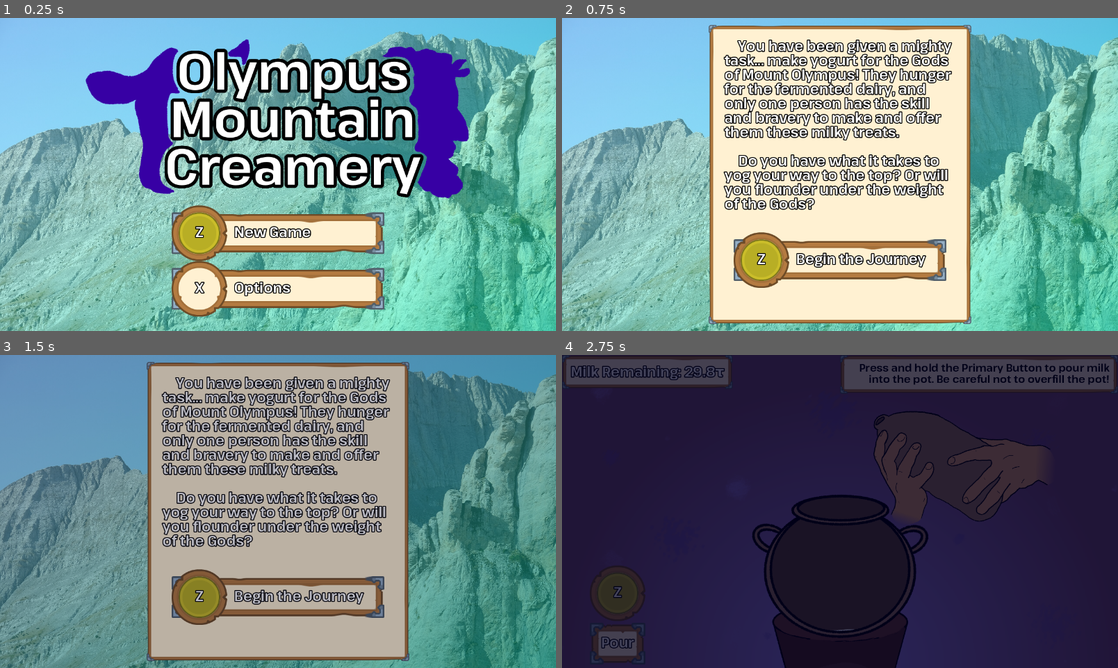
Above: before the commit, frames 1-4 (two rows, left to right).
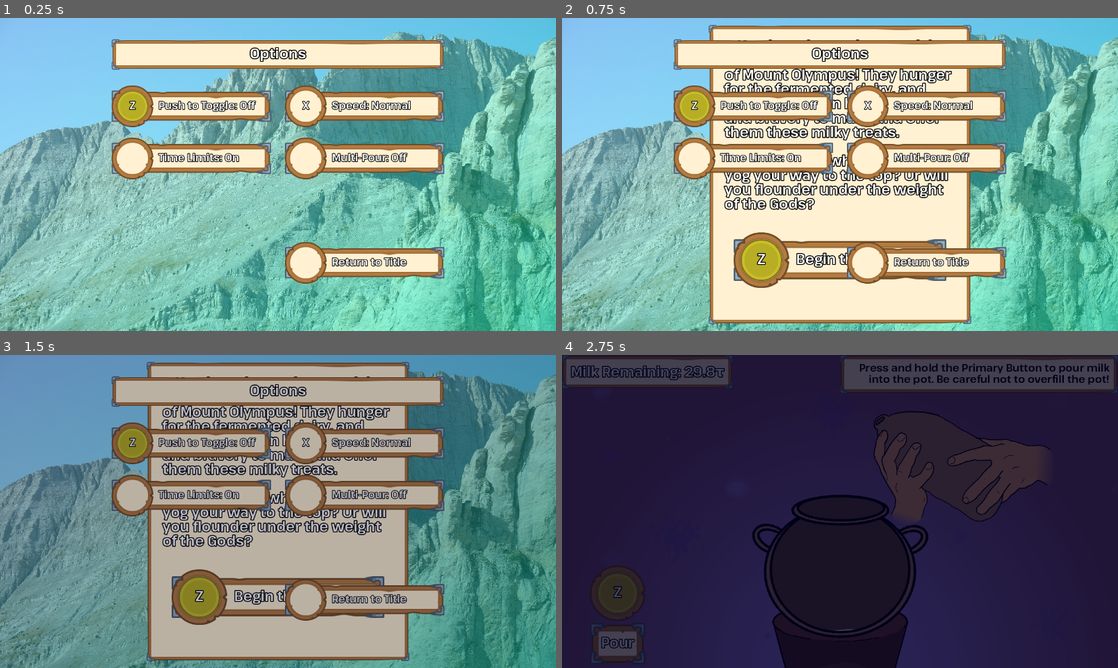
Above: after the commit, the same moments.

Repository: HauntedBees/olympus-mountain-creamery
Game: Godot game, scene res://game_scenes/00_title/title_scene.tscn
The game is run twice, just before and just after one commit, with the same random seed, the same clock (stepped at 60 frames per second) and the same inputs.
Inputs (mouse positions are in pixels of both pictures, inside the frame that each line leads up to):
- Up to frame 1 (0.25 s): no input
- Up to frame 2 (0.75 s): tap Enter at 0.5 s; move the mouse to (962, 158) at 0.52 s; hold Z (button_one) from 0.53 s (still down); click (962, 158) at 0.67 s
- Up to frame 3 (1.5 s): tap Enter at 1.25 s; move the mouse to (166, 527) at 1.27 s; release Z (button_one) at 1.28 s; tap Z (button_one) at 1.35 s; click (166, 527) at 1.42 s
- Up to frame 4 (2.75 s): move the mouse to (895, 442) at 2.02 s; hold X (button_two) from 2.03 s (still down); click (895, 442) at 2.17 s; tap Z (button_one) at 2.3 s

The runs differ from the first frame. In frame 1, 39% of the frame differs, in the area x 15-85%, y 6-96%; in frame 2, 15%; in frame 3, 15%; in frame 4, nothing differs.

Commit message:
multi-pour

Diff:
--- a/game_data/player_options.gd
+++ b/game_data/player_options.gd
@@ -10,7 +10,10 @@
 ## Converts "press and hold" buttons to "tap to turn on, tap to turn off" buttons.
 @export var use_toggles := false
 
-## Below aren't actually implemented yet #oops.
+## When true, the player can pour milk in multiple button presses instead of one.
+@export var multiple_milk_pours := false
+
+## Remappable controls aren't actually implemented yet #oops.
 
 ## Keyboard key for the first button.
 @export var key_one := KEY_Z
@@ -21,6 +24,3 @@
 @export var gamepad_one := JOY_BUTTON_A
 ## Gamepad button for the second button.
 @export var gamepad_two := JOY_BUTTON_B
-
-## When true, the player can pour milk in multiple button presses instead of one.
-@export var multiple_milk_pours := false
--- a/game_scenes/00_title/title_scene.gd
+++ b/game_scenes/00_title/title_scene.gd
@@ -9,7 +9,7 @@
 @onready var _main_menu: VBoxContainer = %MainMenu
 @onready var _intro_menu: HBoxContainer = %IntroMenu
 @onready var _options_menu: VBoxContainer = %OptionsMenu
-@onready var _options: Array[ActionPrompt] = [%Toggle, %Speed, %Timer, %Return]
+@onready var _options: Array[ActionPrompt] = [%Toggle, %Speed, %Timer, %MultiPour, %Return]
 
 func _process(delta: float) -> void:
 	_timer -= delta
@@ -56,7 +56,10 @@
 		2: # Timer
 			Player.options.no_time_limits = !Player.options.no_time_limits
 			_options[2].text = "Time Limits: %s" % ("Off" if Player.options.no_time_limits else "On")
-		3: # Return
+		3: # Multipour
+			Player.options.multiple_milk_pours = !Player.options.multiple_milk_pours
+			_options[3].text = "Multi-Pour: %s" % ("On" if Player.options.multiple_milk_pours else "Off")
+		4: # Return
 			_step = State.Main
 			_main_menu.visible = true
 			_options_menu.visible = false
--- a/game_scenes/00_title/title_scene.tscn
+++ b/game_scenes/00_title/title_scene.tscn
@@ -44,6 +44,7 @@
 
 [node name="MainMenu" type="VBoxContainer" parent="."]
 unique_name_in_owner = true
+visible = false
 layout_mode = 1
 anchors_preset = 8
 anchor_left = 0.5
@@ -140,12 +141,15 @@
 
 [node name="OptionsMenu" type="VBoxContainer" parent="."]
 unique_name_in_owner = true
-visible = false
-layout_mode = 2
-offset_left = 395.0
-offset_top = 20.0
-offset_right = 885.0
-offset_bottom = 700.0
+layout_mode = 1
+anchors_preset = 5
+anchor_left = 0.5
+anchor_right = 0.5
+offset_left = -369.0
+offset_top = 49.0
+offset_right = 369.0
+offset_bottom = 729.0
+grow_horizontal = 2
 theme_override_constants/separation = 48
 
 [node name="PanelContainer" type="PanelContainer" parent="OptionsMenu"]
@@ -156,26 +160,110 @@
 text = "Options"
 horizontal_alignment = 1
 
-[node name="Toggle" parent="OptionsMenu" instance=ExtResource("3_i3b8b")]
-unique_name_in_owner = true
-layout_mode = 2
+[node name="HBoxContainer" type="HBoxContainer" parent="OptionsMenu"]
+layout_mode = 2
+theme_override_constants/separation = 32
+
+[node name="VBoxContainer" type="VBoxContainer" parent="OptionsMenu/HBoxContainer"]
+layout_mode = 2
+theme_override_constants/separation = 48
+
+[node name="CenterContainer" type="CenterContainer" parent="OptionsMenu/HBoxContainer/VBoxContainer"]
+custom_minimum_size = Vector2(367.5, 72)
+layout_mode = 2
+
+[node name="Control" type="Control" parent="OptionsMenu/HBoxContainer/VBoxContainer/CenterContainer"]
+custom_minimum_size = Vector2(367.5, 72)
+layout_mode = 2
+
+[node name="Toggle" parent="OptionsMenu/HBoxContainer/VBoxContainer/CenterContainer/Control" instance=ExtResource("3_i3b8b")]
+unique_name_in_owner = true
+layout_mode = 2
+offset_right = 490.0
+scale = Vector2(0.75, 0.75)
 text = "Push to Toggle: Off"
 state = 0
 
-[node name="Speed" parent="OptionsMenu" instance=ExtResource("3_i3b8b")]
-unique_name_in_owner = true
-layout_mode = 2
+[node name="CenterContainer2" type="CenterContainer" parent="OptionsMenu/HBoxContainer/VBoxContainer"]
+layout_mode = 2
+
+[node name="Control" type="Control" parent="OptionsMenu/HBoxContainer/VBoxContainer/CenterContainer2"]
+custom_minimum_size = Vector2(367.5, 72)
+layout_mode = 2
+
+[node name="Timer" parent="OptionsMenu/HBoxContainer/VBoxContainer/CenterContainer2/Control" instance=ExtResource("3_i3b8b")]
+unique_name_in_owner = true
+layout_mode = 2
+offset_right = 490.0
+scale = Vector2(0.75, 0.75)
+text = "Time Limits: On"
+
+[node name="CenterContainer3" type="CenterContainer" parent="OptionsMenu/HBoxContainer/VBoxContainer"]
+layout_mode = 2
+
+[node name="Control" type="Control" parent="OptionsMenu/HBoxContainer/VBoxContainer/CenterContainer3"]
+custom_minimum_size = Vector2(367.5, 72)
+layout_mode = 2
+
+[node name="CenterContainer4" type="CenterContainer" parent="OptionsMenu/HBoxContainer/VBoxContainer"]
+layout_mode = 2
+
+[node name="Control" type="Control" parent="OptionsMenu/HBoxContainer/VBoxContainer/CenterContainer4"]
+custom_minimum_size = Vector2(367.5, 72)
+layout_mode = 2
+
+[node name="VBoxContainer2" type="VBoxContainer" parent="OptionsMenu/HBoxContainer"]
+layout_mode = 2
+theme_override_constants/separation = 48
+
+[node name="CenterContainer" type="CenterContainer" parent="OptionsMenu/HBoxContainer/VBoxContainer2"]
+custom_minimum_size = Vector2(367.5, 72)
+layout_mode = 2
+
+[node name="Control" type="Control" parent="OptionsMenu/HBoxContainer/VBoxContainer2/CenterContainer"]
+custom_minimum_size = Vector2(367.5, 72)
+layout_mode = 2
+
+[node name="Speed" parent="OptionsMenu/HBoxContainer/VBoxContainer2/CenterContainer/Control" instance=ExtResource("3_i3b8b")]
+unique_name_in_owner = true
+layout_mode = 2
+offset_right = 490.0
+scale = Vector2(0.75, 0.75)
 text = "Speed: Normal"
 state = 1
 
-[node name="Timer" parent="OptionsMenu" instance=ExtResource("3_i3b8b")]
-unique_name_in_owner = true
-layout_mode = 2
-text = "Time Limits: On"
-
-[node name="Return" parent="OptionsMenu" instance=ExtResource("3_i3b8b")]
-unique_name_in_owner = true
-layout_mode = 2
+[node name="CenterContainer2" type="CenterContainer" parent="OptionsMenu/HBoxContainer/VBoxContainer2"]
+layout_mode = 2
+
+[node name="Control" type="Control" parent="OptionsMenu/HBoxContainer/VBoxContainer2/CenterContainer2"]
+custom_minimum_size = Vector2(367.5, 72)
+layout_mode = 2
+
+[node name="MultiPour" parent="OptionsMenu/HBoxContainer/VBoxContainer2/CenterContainer2/Control" instance=ExtResource("3_i3b8b")]
+unique_name_in_owner = true
+layout_mode = 0
+scale = Vector2(0.75, 0.75)
+text = "Multi-Pour: Off"
+
+[node name="CenterContainer3" type="CenterContainer" parent="OptionsMenu/HBoxContainer/VBoxContainer2"]
+layout_mode = 2
+
+[node name="Control" type="Control" parent="OptionsMenu/HBoxContainer/VBoxContainer2/CenterContainer3"]
+custom_minimum_size = Vector2(367.5, 72)
+layout_mode = 2
+
+[node name="CenterContainer4" type="CenterContainer" parent="OptionsMenu/HBoxContainer/VBoxContainer2"]
+layout_mode = 2
+
+[node name="Control" type="Control" parent="OptionsMenu/HBoxContainer/VBoxContainer2/CenterContainer4"]
+custom_minimum_size = Vector2(367.5, 72)
+layout_mode = 2
+
+[node name="Return" parent="OptionsMenu/HBoxContainer/VBoxContainer2/CenterContainer4/Control" instance=ExtResource("3_i3b8b")]
+unique_name_in_owner = true
+layout_mode = 2
+offset_right = 490.0
+scale = Vector2(0.75, 0.75)
 text = "Return to Title"
 
 [node name="Transition" type="ColorRect" parent="."]
--- a/game_scenes/01_make_yog/states/fill_jars.gd
+++ b/game_scenes/01_make_yog/states/fill_jars.gd
@@ -62,13 +62,17 @@
 	var pressed_two := Input.is_action_just_pressed("button_two")
 	if !_did_start_pouring && !_flavor_added && pressed_two && Player.data.inventory.size() > 0:
 		_switch_to_flavor()
+		return
 	if Player.options.multiple_milk_pours && pressed_two:
 		_add_yog()
 		return
 	if Input.is_action_pressed("button_one"):
 		if !_did_start_pouring:
 			_make_yog.pour_hands.pouring = true
-			if !Player.options.multiple_milk_pours:
+			if Player.options.multiple_milk_pours:
+				_make_yog.right_btn.text = "Next"
+				_make_yog.right_btn.toggle_visibility(true)
+			else:
 				_make_yog.right_btn.toggle_visibility(false)
 			_did_start_pouring = true
 		var fuller_bowl_faster_pour := _fill_formula(_make_yog.boil_pot.fill_percent)
@@ -165,6 +169,7 @@
 	_input_cooldown = 0.2
 	_make_yog.pour_hands.pouring = false
 	_flavor_added = false
+	_did_start_pouring = false
 	_state = State.Animating
 	if Player.data.inventory.size() > 0:
 		_make_yog.right_btn.toggle_visibility(true)
